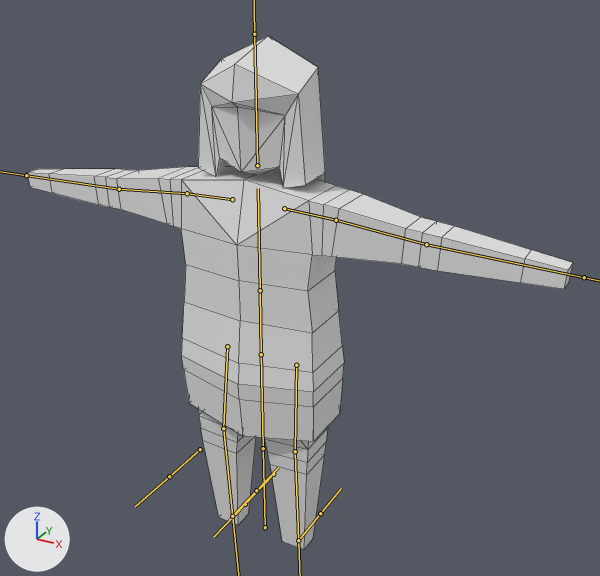
The FBX model Assets/Models/connections/scientist/scientist_model.fbx, before and after one commit.
The view is the same before and after, from a 50 mm camera at (3.75, -6.05, 5.9) aimed at (0.32, 0.19, 2.78). The axes (+X, +Y, +Z) are drawn at lower left. The lights are the same throughout. The bones that bend it are drawn over the model as lines. Mesh edges are drawn as thin lines.

In view in the first picture: 'scientist'.
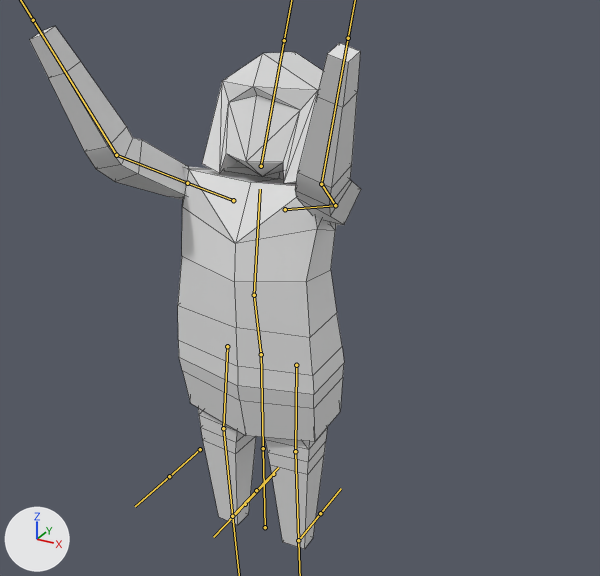
The newer file adds an action. The first version stands in its rest pose; the second is drawn at frame 6 of the action 'Armature|proud'.

What differs and where, as boxes (x1, y1, x2, y2) in the pictures (600 x 576 px):
'scientist', posed (39% narrower)
    before: (27, 36, 573, 549)
    after: (30, 26, 361, 549)
bone 'hip', root to tip
    before: (261, 354) to (260, 290)
    after: (261, 354) to (254, 295)
bone 'torso', root to tip
    before: (260, 290) to (258, 188)
    after: (254, 295) to (260, 189)
bone 'head', root to tip
    before: (257, 165) to (254, 34)
    after: (261, 166) to (284, 40)
bone 'shoulder.L', root to tip
    before: (284, 208) to (336, 220)
    after: (285, 209) to (335, 205)
bone 'arm.L', root to tip
    before: (336, 220) to (426, 244)
    after: (335, 205) to (321, 184)
bone 'hand.L', root to tip
    before: (426, 244) to (584, 277)
    after: (321, 184) to (348, 38)
bone 'shoulder.R', root to tip
    before: (232, 199) to (187, 193)
    after: (233, 200) to (187, 183)
bone 'arm.R', root to tip
    before: (187, 193) to (119, 189)
    after: (187, 183) to (116, 155)
bone 'hand.R', root to tip
    before: (119, 189) to (26, 175)
    after: (116, 155) to (33, 20)

What changed in the scene script:
```text
Change bone_hip:
    where bone_hip = bpy.data.objects['Armature'].pose.bones['hip']  # child of 'base'
    bone_hip.rotation_quaternion: (1.0, 0.0, 0.0, 0.0) -> (0.997, 0.075, 0.0, 0.0)  # degrees (0, 0, 0) -> degrees (9, 0, 0)
Change bone_torso:
    where bone_torso = bpy.data.objects['Armature'].pose.bones['torso']  # child of 'hip'
    bone_torso.rotation_quaternion: (1.0, 0.0, 0.0, 0.0) -> (0.99, -0.143, 0.0, 0.0)  # degrees (0, 0, 0) -> degrees (-16, 0, 0)
Change bone_head:
    where bone_head = bpy.data.objects['Armature'].pose.bones['head']  # child of 'torso'
    bone_head.rotation_quaternion: (1.0, 0.0, 0.0, 0.0) -> (0.992, -0.129, 0.0, 0.0)  # degrees (0, 0, 0) -> degrees (-15, 0, 0)
Change bone_shoulder_l:
    where bone_shoulder_l = bpy.data.objects['Armature'].pose.bones['shoulder.L']  # child of 'torso'
    bone_shoulder_l.rotation_quaternion: (1.0, 0.0, 0.0, 0.0) -> (0.99, 0.024, 0.001, 0.139)  # degrees (0, 0, 0) -> degrees (3, 0, 16)
Change bone_arm_l:
    where bone_arm_l = bpy.data.objects['Armature'].pose.bones['arm.L']  # child of 'shoulder.L'
    bone_arm_l.rotation_quaternion: (1.0, 0.0, 0.0, 0.0) -> (-0.309, 0.421, 0.769, 0.369)  # degrees (0, 0, 0) -> degrees (-30, -128, -43)
Change bone_hand_l:
    where bone_hand_l = bpy.data.objects['Armature'].pose.bones['hand.L']  # child of 'arm.L'
    bone_hand_l.rotation_quaternion: (1.0, 0.0, 0.0, 0.0) -> (0.942, -0.069, 0.005, -0.33)  # degrees (0, 0, 0) -> degrees (-8, -2, -38)
Change bone_shoulder_r:
    where bone_shoulder_r = bpy.data.objects['Armature'].pose.bones['shoulder.R']  # child of 'torso'
    bone_shoulder_r.rotation_quaternion: (1.0, 0.0, 0.0, 0.0) -> (0.993, 0.02, -0.001, -0.113)  # degrees (0, 0, 0) -> degrees (2, 0, -13)
Change bone_arm_r:
    where bone_arm_r = bpy.data.objects['Armature'].pose.bones['arm.R']  # child of 'shoulder.R'
    bone_arm_r.rotation_quaternion: (1.0, 0.0, 0.0, 0.0) -> (0.318, -0.417, 0.757, 0.39)  # degrees (0, 0, 0) -> degrees (-33, 126, 40)
Change bone_hand_r:
    where bone_hand_r = bpy.data.objects['Armature'].pose.bones['hand.R']  # child of 'arm.R'
    bone_hand_r.rotation_quaternion: (1.0, 0.0, 0.0, 0.0) -> (0.942, -0.069, -0.005, 0.33)  # degrees (0, 0, 0) -> degrees (-8, 2, 38)
```
